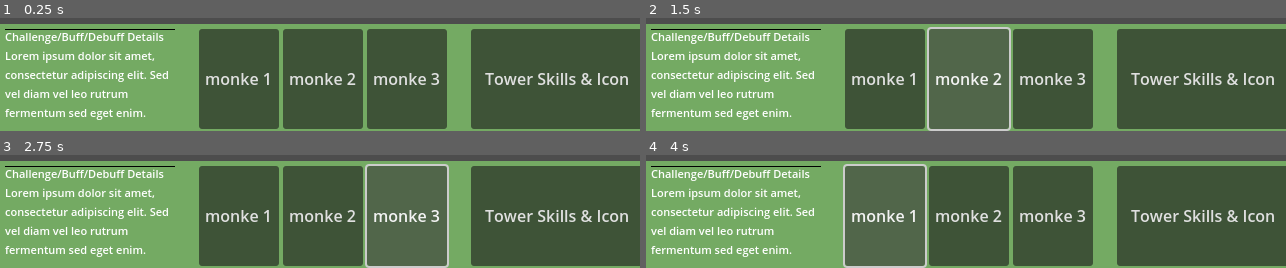
Above: before the commit, frames 1-4 (two rows, left to right).
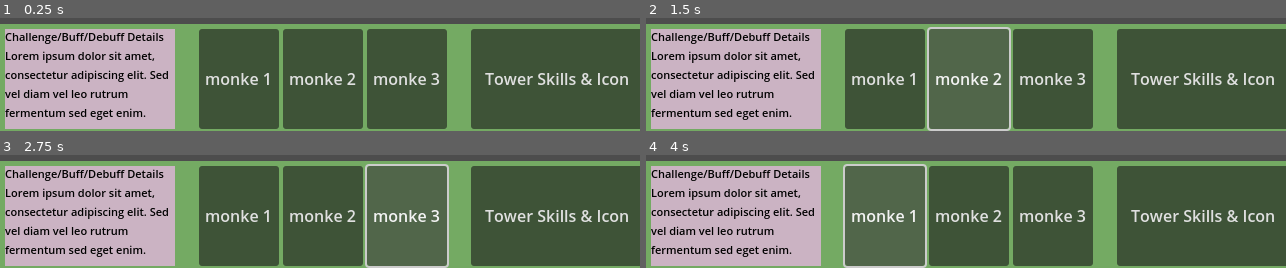
Above: after the commit, the same moments.

Repository: stickercode/spez-monkes
Game: Godot game, scene res://main_game.tscn
Two runs of this game, one before a commit and one after it. Both use one fixed random seed, a clock stepped at 60 frames per second and the inputs below. The project has no main scene, so this scene is started directly.
Inputs:
- Up to frame 1 (0.25 s): no input
- Up to frame 2 (1.5 s): click "monke 1" at 0.5 s; click "monke 2" at 1.25 s
- Up to frame 3 (2.75 s): click "monke 3" at 2 s
- Up to frame 4 (4 s): click "Tower Skills & Icon" at 2.75 s; click "monke 1" at 3.5 s

The runs differ from the first frame. In frame 1, 24% of the frame differs, in the area x 0-28%, y 9-99%; in frame 2, 24%; in frame 3, 24%; in frame 4, 24%.

Commit message:
Add body node for monkey 1

Diff:
--- a/main_game.tscn
+++ b/main_game.tscn
@@ -3,7 +3,8 @@
 [sub_resource type="StyleBoxFlat" id="StyleBoxFlat_ihbon"]
 bg_color = Color(0.455344, 0.666909, 0.390617, 1)
 
-[sub_resource type="StyleBoxLine" id="StyleBoxLine_1oj5k"]
+[sub_resource type="StyleBoxFlat" id="StyleBoxFlat_1oj5k"]
+bg_color = Color(0.793977, 0.702555, 0.764074, 1)
 
 [node name="Main game" type="Node"]
 
@@ -11,20 +12,21 @@
 anchors_preset = -1
 anchor_top = 0.773
 anchor_bottom = 0.773
-offset_left = -0.499168
-offset_top = 1.88275
-offset_right = 649.501
-offset_bottom = 151.883
+offset_top = 1.95996
+offset_right = 650.0
+offset_bottom = 106.96
+size_flags_horizontal = 3
 theme_override_styles/panel = SubResource("StyleBoxFlat_ihbon")
 
 [node name="MarginContainer" type="MarginContainer" parent="PanelContainer"]
-custom_minimum_size = Vector2(610, 150)
+custom_minimum_size = Vector2(610, 100)
 layout_mode = 2
 size_flags_horizontal = 3
 size_flags_vertical = 3
 theme_override_constants/margin_left = 5
 theme_override_constants/margin_top = 5
 theme_override_constants/margin_right = 5
+theme_override_constants/margin_bottom = 5
 
 [node name="HSplitContainer" type="HFlowContainer" parent="PanelContainer/MarginContainer"]
 custom_minimum_size = Vector2(640, 100)
@@ -35,8 +37,9 @@
 custom_minimum_size = Vector2(170, 100)
 layout_mode = 2
 size_flags_horizontal = 2
+theme_override_colors/font_color = Color(0, 0, 0, 1)
 theme_override_font_sizes/font_size = 11
-theme_override_styles/normal = SubResource("StyleBoxLine_1oj5k")
+theme_override_styles/normal = SubResource("StyleBoxFlat_1oj5k")
 text = "Challenge/Buff/Debuff Details
 Lorem ipsum dolor sit amet, consectetur adipiscing elit. Sed vel diam vel leo rutrum fermentum sed eget enim."
 autowrap_mode = 2
--- /dev/null
+++ b/monkey_1.gd
@@ -0,0 +1 @@
+extends CharacterBody2D
--- /dev/null
+++ b/monkey_1.tscn
@@ -0,0 +1,19 @@
+[gd_scene load_steps=4 format=3 uid="uid://ovm1ejed2p16"]
+
+[ext_resource type="Script" uid="uid://crjqh1owj1i6s" path="res://monkey_1.gd" id="1_oxen1"]
+[ext_resource type="Texture2D" uid="uid://jvjtc5blbbt4" path="res://icon.svg" id="2_sieun"]
+
+[sub_resource type="CircleShape2D" id="CircleShape2D_0mre7"]
+radius = 31.0161
+
+[node name="monkey 1" type="CharacterBody2D"]
+script = ExtResource("1_oxen1")
+
+[node name="Sprite2D" type="Sprite2D" parent="."]
+position = Vector2(57, 25)
+scale = Vector2(0.367188, 0.363281)
+texture = ExtResource("2_sieun")
+
+[node name="CollisionShape2D" type="CollisionShape2D" parent="."]
+position = Vector2(57, 25)
+shape = SubResource("CircleShape2D_0mre7")
Not shown, added: monkey_1.gd.uid
